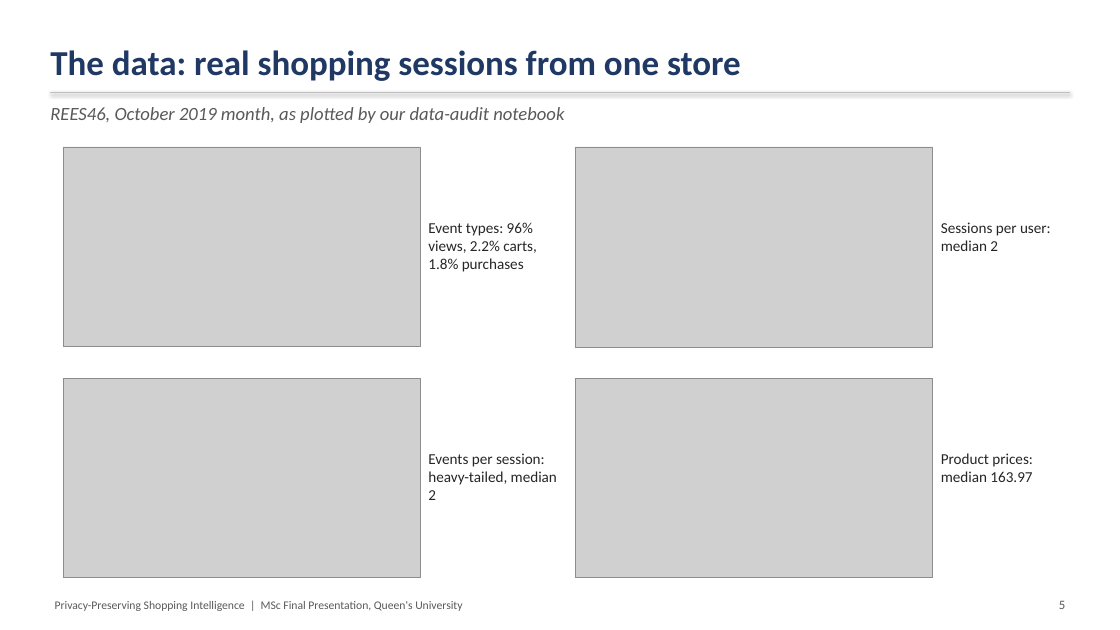
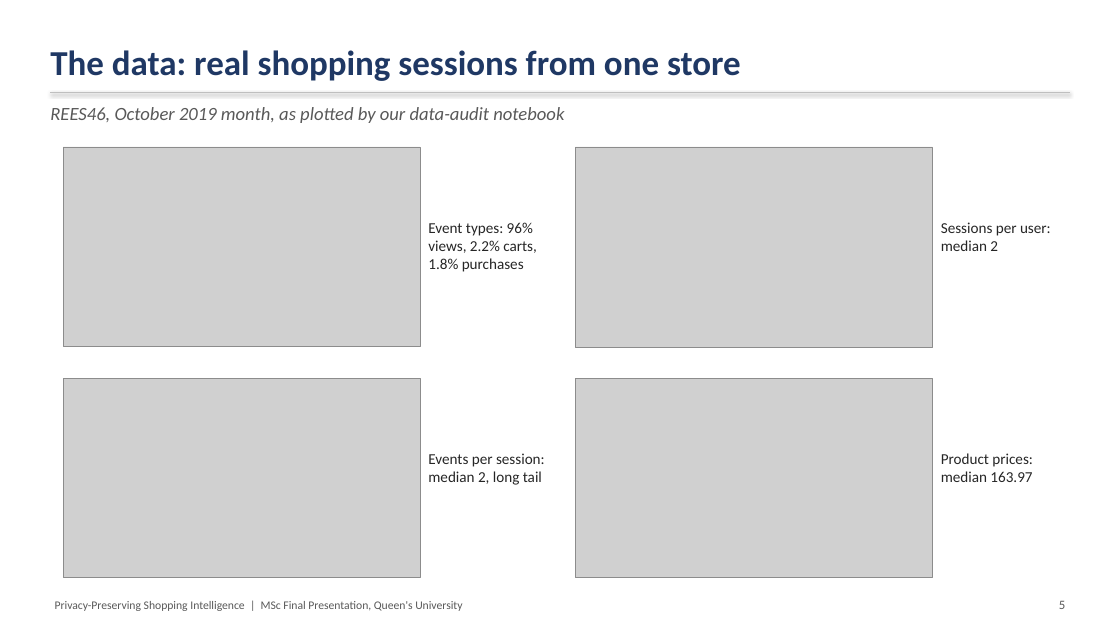
Before and after one commit to microsoftproject26/Privacy-Preserving-Shopping-Intelligence, a slide deck: slide 5 of thesis/PPSI_Final_Presentation.pptx. Drawn at 1120x630 pixels with LibreOffice and Linux fonts; fonts in the diff are those of the drawing; grey boxes stand for pictures. Boxes give left, top, right and bottom in pixels: in the first picture for what was removed or moved away, otherwise in the second. Text is boxed around its words. In the diff, an @@ line names an element or a change of style, - is before the commit and + after.

```diff
--- a/thesis/PPSI_Final_Presentation.pptx
+++ b/thesis/PPSI_Final_Presentation.pptx
@@ text at bbox=[428, 453, 545, 485]: text changed @@
-Events per session: heavy-tailed, median 2
+Events per session: median 2, long tail
```
Also in this commit, not shown: 2 other slides changed, 1 other file.
